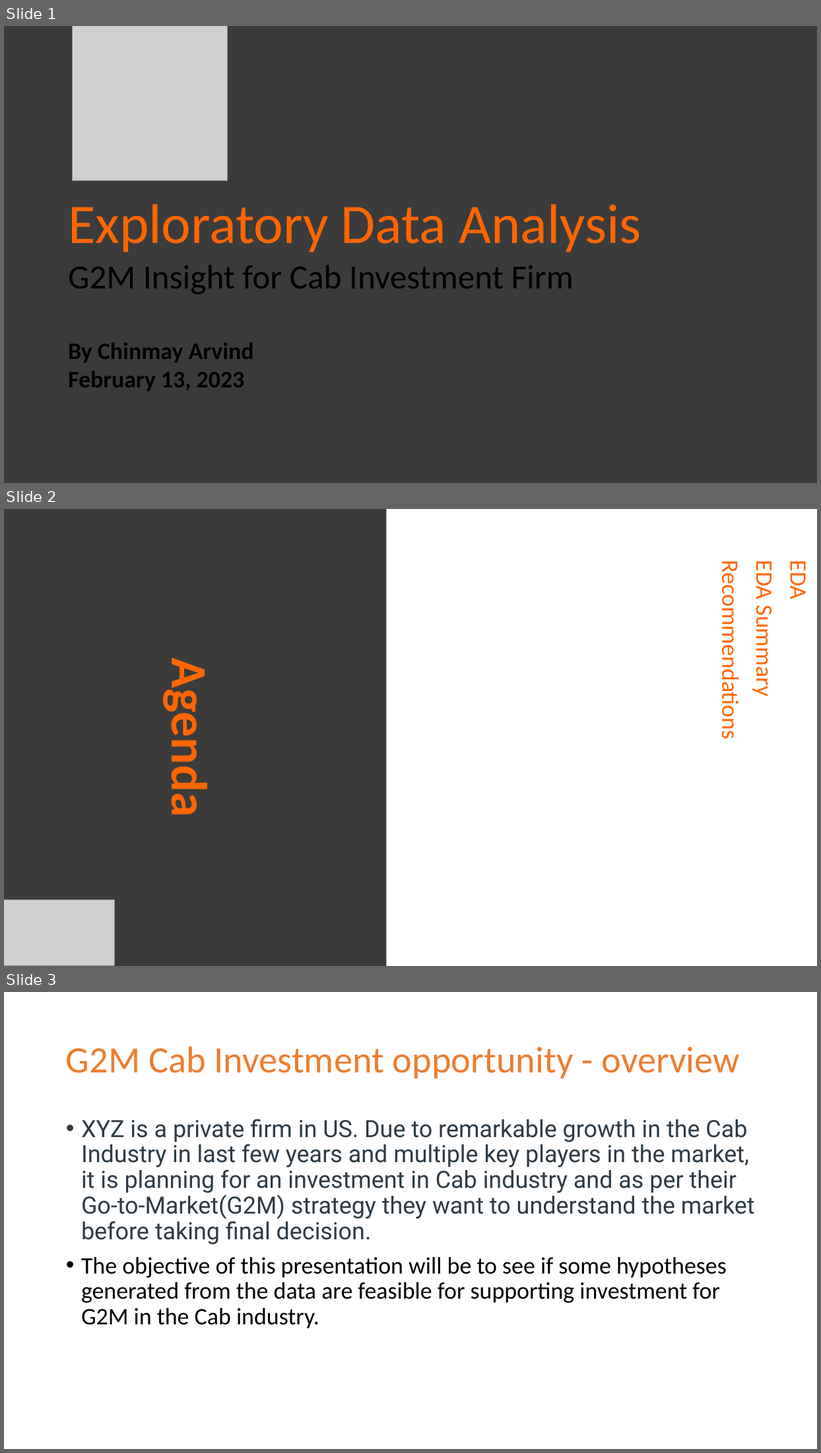
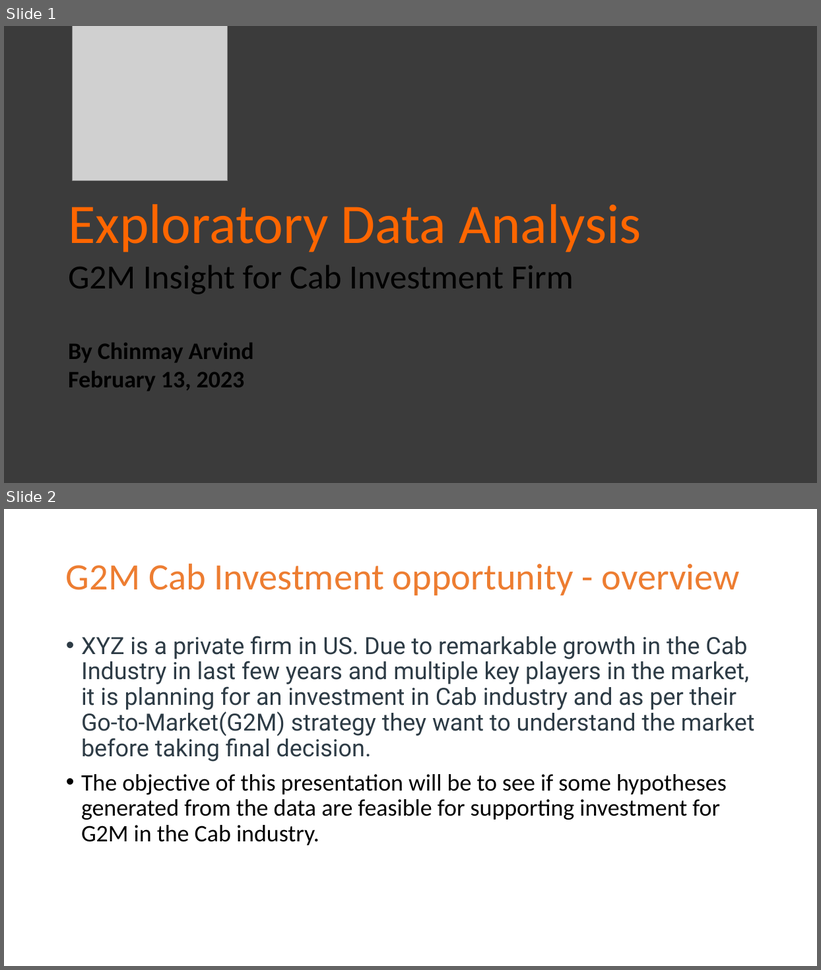
Before and after one commit to chinmay-arvind/Internship-Projects, a slide deck: G2M Insights for Cab Investment /G2M EDA Insights.pptx. Shown one above the other, each under a label of ours: slides 1, 2 and 3 before the commit, slides 1 and 2 after it. The pictures are 821x1453 and 821x970 pixels, drawn with LibreOffice and Linux fonts; fonts in the diff are those of the drawing; grey boxes stand for pictures. Boxes give left, top, right and bottom in pixels: in the first picture for what was removed or moved away, otherwise in the second. Text is boxed around its words. In the diff, an @@ line names an element or a change of style, - is before the commit and + after.

```diff
--- a/G2M Insights for Cab Investment /G2M EDA Insights.pptx
+++ b/G2M Insights for Cab Investment /G2M EDA Insights.pptx
@@ slide 2 removed at box(4, 509, 817, 966), background #FFFFFF @@
@@ title removed at box(4, 509, 386, 966) @@
-Agenda
@@ subtitle removed at box(716, 564, 813, 734) @@
-EDA
-EDA Summary
-Recommendations
@@ picture removed at box(4, 900, 114, 966) @@
@@ what was slide 3 is now slide 2 @@
```
Also in this commit, not shown: 3 other files.
